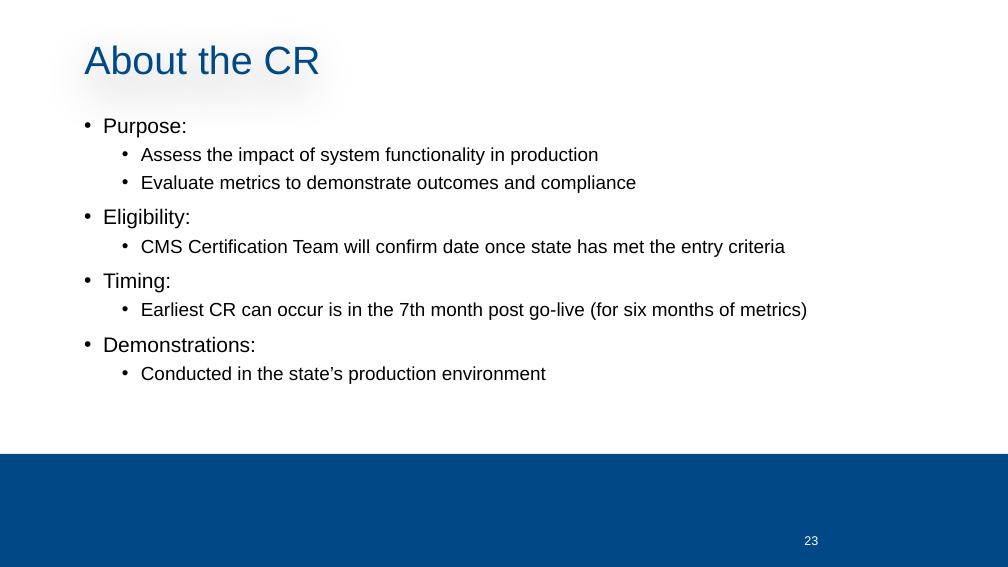
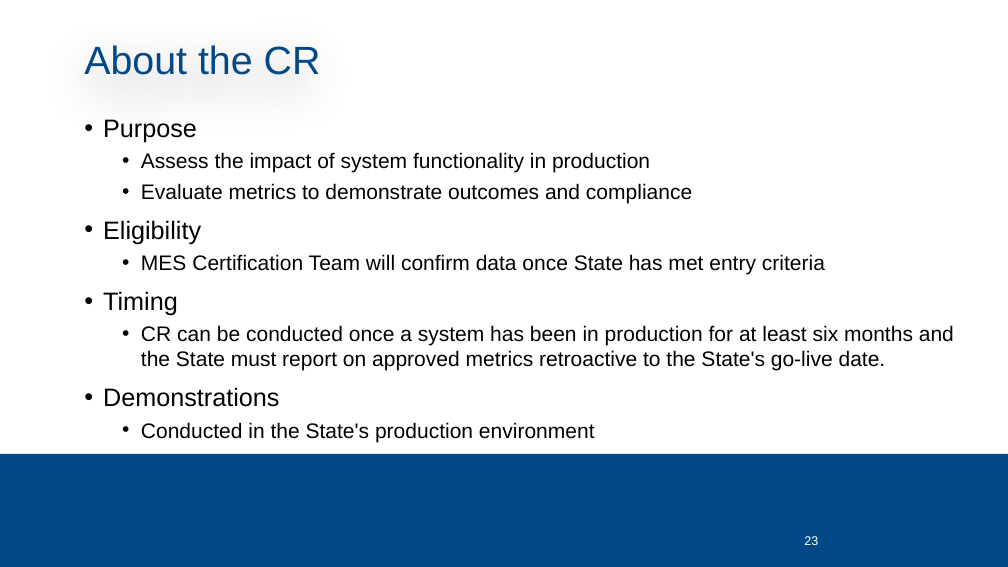
Before and after one commit to CMSgov/CMCS-DSG-DSS-Certification-Staging, a slide deck: slide 23 of SMC Kickoff Deck.pptx. Drawn at 1008x567 pixels with LibreOffice and Linux fonts; fonts in the diff are those of the drawing; background and template pictures are left out. Boxes give left, top, right and bottom in pixels: in the first picture for what was removed or moved away, otherwise in the second. Text is boxed around its words. In the diff, an @@ line names an element or a change of style, - is before the commit and + after.

```diff
--- a/SMC Kickoff Deck.pptx
+++ b/SMC Kickoff Deck.pptx
@@ text at [103, 119, 197, 143]: text changed; size 20 to 24 pt @@
-• Purpose:
+• Purpose
@@ text at [141, 152, 692, 203]: size 18 to 20 pt in "Assess the impact of system functionality in ...", "Evaluate metrics to demonstrate outcomes and compliance" @@
@@ text at [103, 220, 954, 442]: text changed; size 18 to 20 pt @@
-• Eligibility:
-  • CMS Certification Team will confirm date once state has met the entry criteria
-• Timing:
-  • Earliest CR can occur is in the 7th month post go-live (for six months of metrics)
-• Demonstrations:
-  • Conducted in the state’s production environment
+• Eligibility
+  • MES Certification Team will confirm data once State has met entry criteria
+• Timing
+  • CR can be conducted once a system has been in production for at least six months and the State must report on approved metrics retroactive to the State's go-live date.
+• Demonstrations
+  • Conducted in the State's production environment
```
Also in this commit, not shown: 25 other slides changed, 2 slides added, 3 slides removed.
